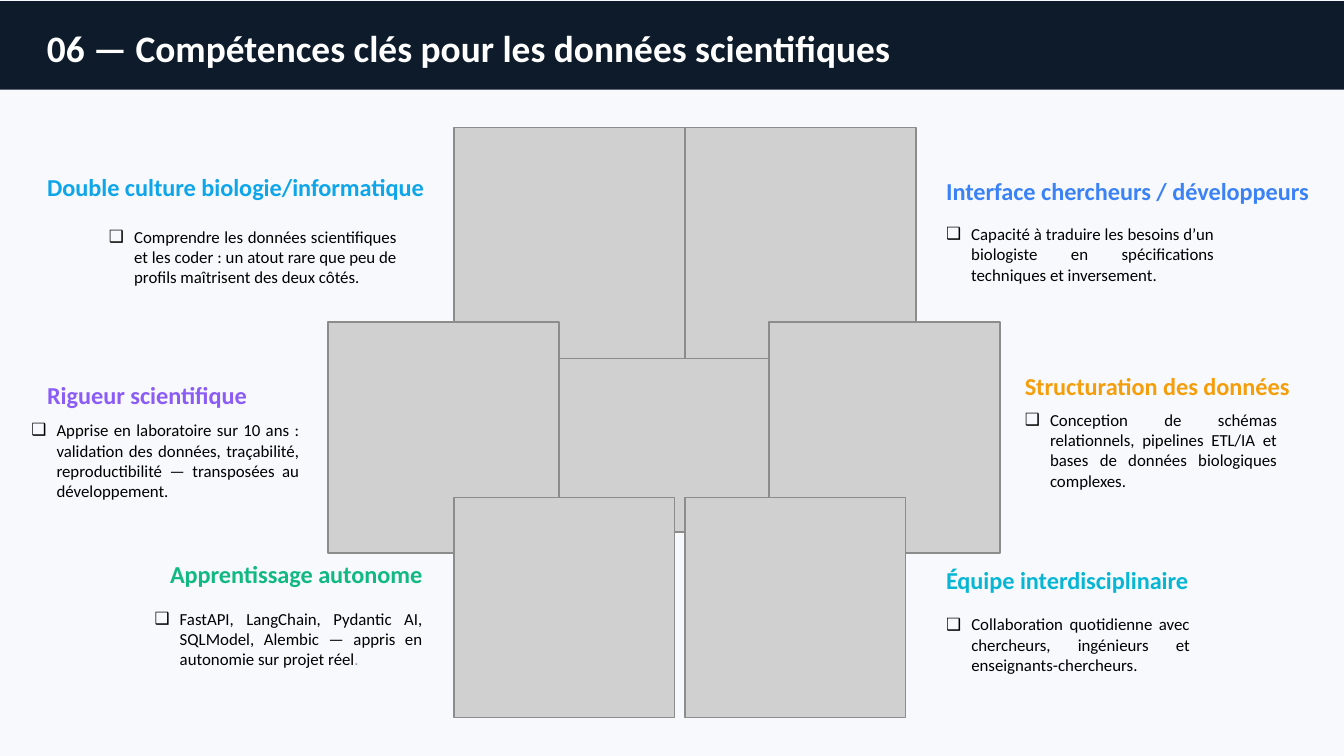
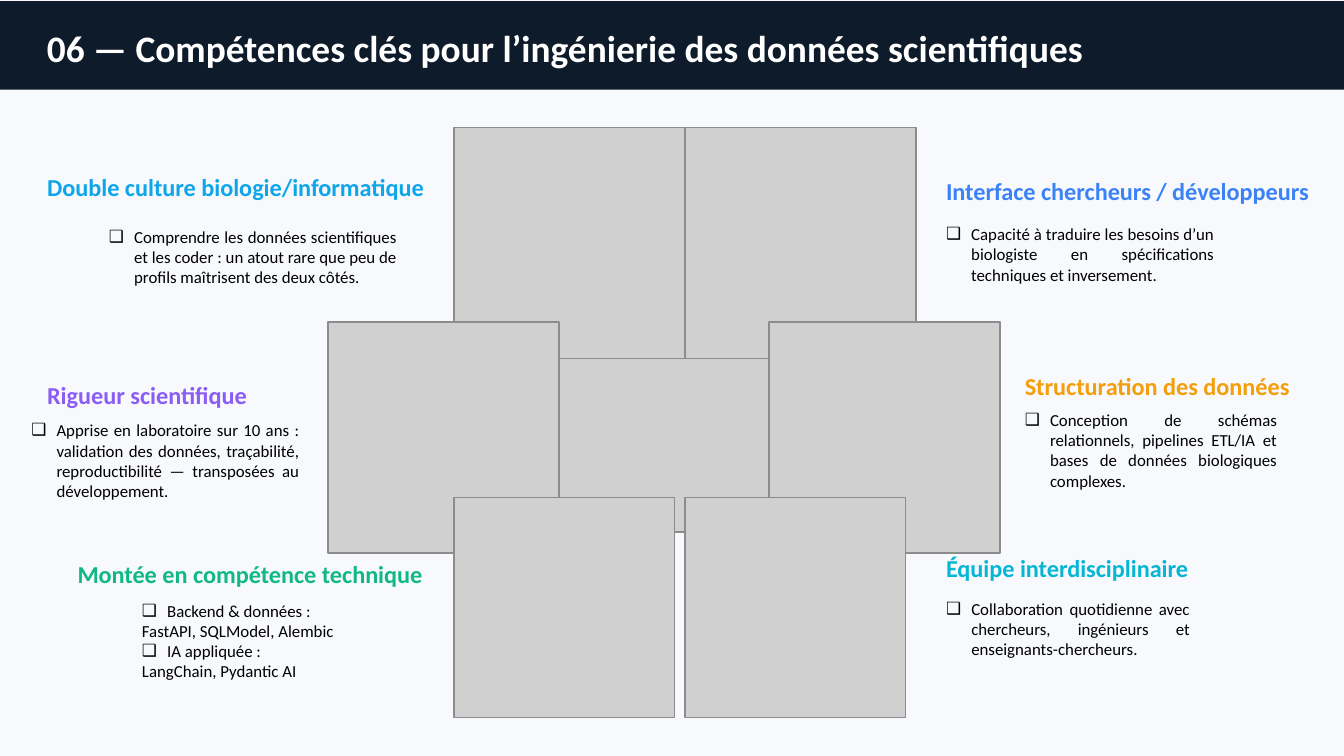
Before and after one commit to NGaudin13/professional-profile, a slide deck: slide 8 of professional_background_nicolas_gaudin.pdf.pptx. Drawn at 1344x756 pixels with LibreOffice and Linux fonts; fonts in the diff are those of the drawing; grey boxes stand for pictures. Boxes give left, top, right and bottom in pixels: in the first picture for what was removed or moved away, otherwise in the second. Text is boxed around its words. In the diff, an @@ line names an element or a change of style, - is before the commit and + after.

```diff
--- a/professional_background_nicolas_gaudin.pdf.pptx
+++ b/professional_background_nicolas_gaudin.pdf.pptx
@@ text at [47,35,1083,69]: text changed @@
-06 — Compétences clés pour les données scientifiques
+06 — Compétences clés pour l’ingénierie des données scientifiques
@@ text at [78,566,423,587]: text changed @@
-Apprentissage autonome
+Montée en compétence technique
@@ text "Équipe interdisciplinaire": place and size @@
-text "Équipe interdisciplinaire" at [946,569,1188,593]
+text "Équipe interdisciplinaire" at [946,557,1188,581]
@@ text "Collaboration quotidienne avec chercheurs, ingénieurs ...": place and size @@
-text "Collaboration quotidienne avec chercheurs, ingénieurs ..." at [971,618,1190,674]
+text "Collaboration quotidienne avec chercheurs, ingénieurs ..." at [971,603,1190,658]
@@ text at [142,605,333,680]: text changed @@
-❑ FastAPI, LangChain, Pydantic AI, SQLModel, Alembic — appris en autonomie sur projet réel.
+❑ Backend & données :
+FastAPI, SQLModel, Alembic
+❑ IA appliquée :
+LangChain, Pydantic AI
```
Also in this commit, not shown: 4 other slides changed, 2 slides added, 1 slide removed.
